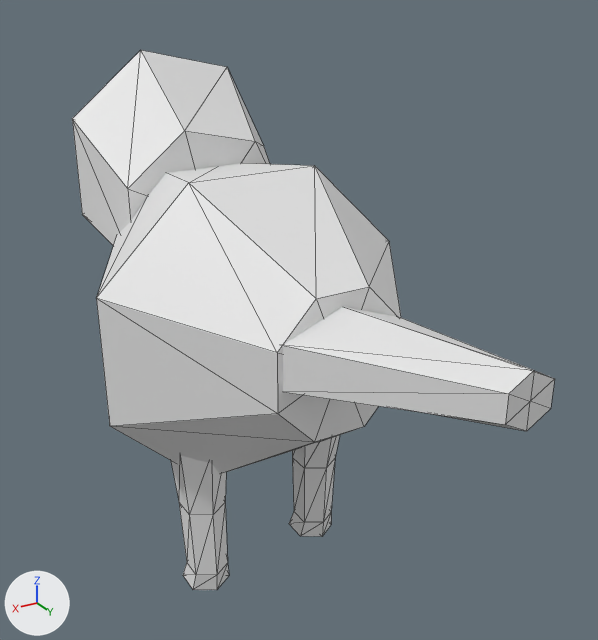
The OBJ model data/animals/coruja/eat/3.obj, before and after one commit.
One viewpoint serves both versions: a 50 mm camera at (0.332, 0.628, 0.569) aimed at (-0.034, 0.019, 0.265). The lights are fixed; the arrows at lower left show +X, +Y and +Z. The older version comes first. Mesh edges are drawn as thin lines. Where no turn or scale is listed for an object, it has been applied to the vertices.

The scene before the commit, as lines of its bpy script (objects in view):
```python
me_coruja_eat_3 = bpy.data.meshes.new('coruja_eat_3')
me_coruja_eat_3.from_pydata(...)  # 122 vertices, 220 faces; spans x -0.149..0.149, y -0.317..0.334, z 0.0..0.492
ob_coruja_eat_3 = bpy.data.objects.new('coruja_eat_3', me_coruja_eat_3)
ob_coruja_eat_3.location = (0.0, 0.0, 0.0)
```
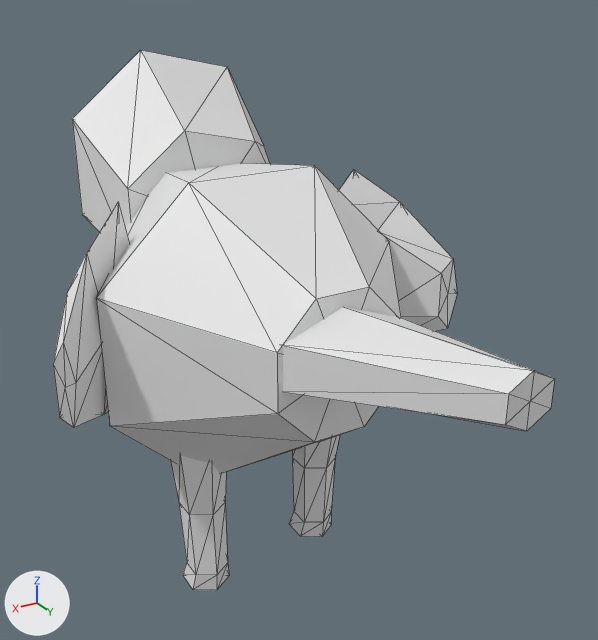
Boxes (x1, y1, x2, y2) around the edits, measured in the pictures (598 x 640 px):
'coruja_eat_3', reshaped: before (72, 50, 555, 590); after (53, 50, 555, 590)
part 1 of me_coruja_eat_3, added: after (339, 170, 457, 331)
part 2 of me_coruja_eat_3, added: after (53, 203, 129, 427)

What the commit changed:
me_coruja_eat_3 is used by ob_coruja_eat_3; location (0.0, 0.0, 0.0).
me_coruja_eat_3 had 122 vertices, 220 faces and spanned x -0.149..0.149, y -0.317..0.334, z 0.0..0.492.
me_coruja_eat_3 now has 156 vertices, 280 faces and spans x -0.202..0.2, y -0.317..0.334, z 0.0..0.492.
me_coruja_eat_3 part 1: a new loose piece of 17 vertices spanning x -0.202..-0.099, y -0.038..0.045, z 0.204..0.385.
me_coruja_eat_3 part 2: a new loose piece of 17 vertices spanning x 0.094..0.2, y -0.039..0.045, z 0.204..0.385.
